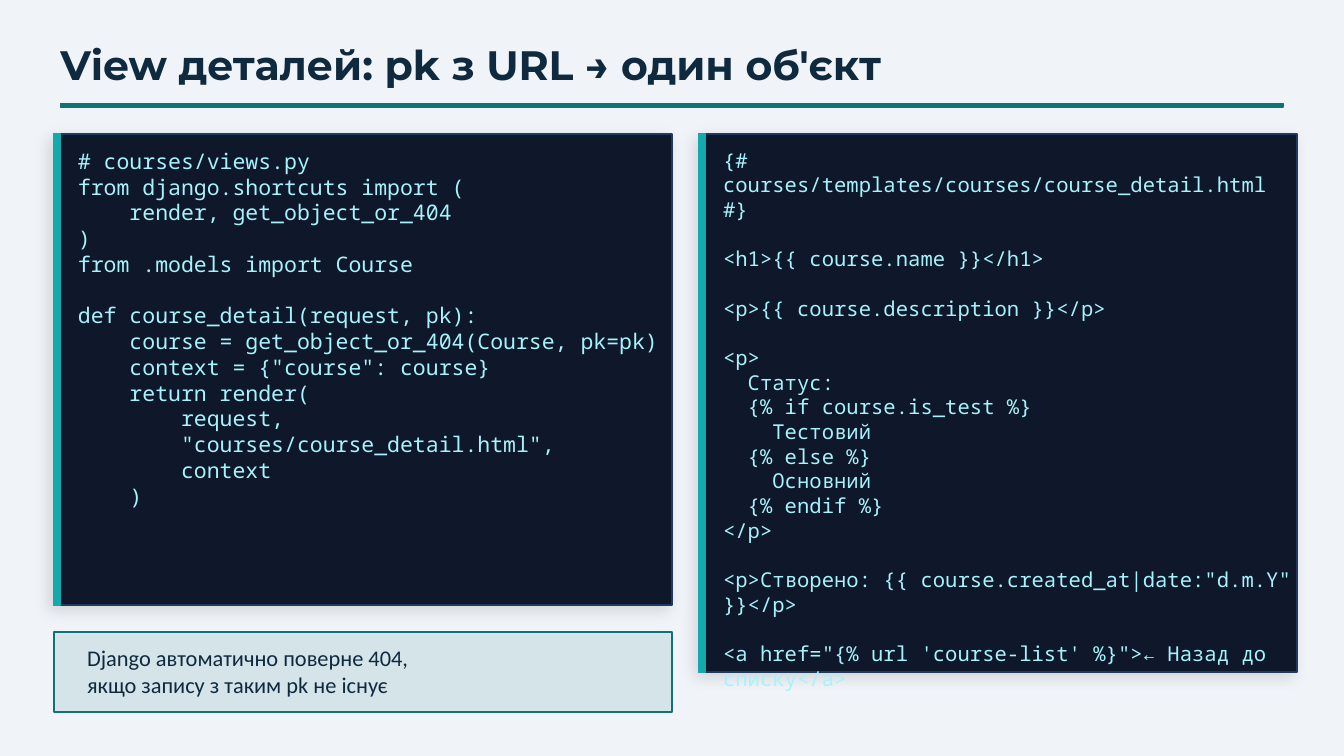
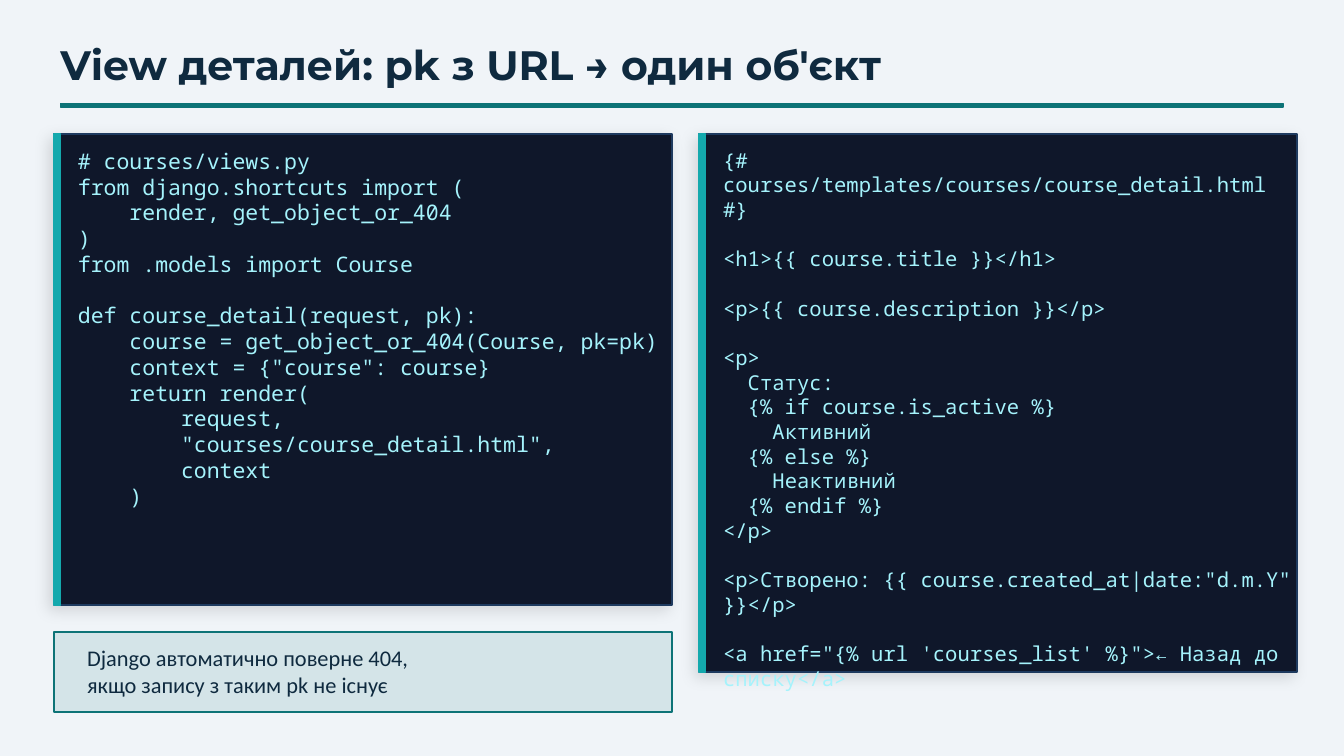
Before and after one commit to dmitriy-shtefan/python-back-2026, a slide deck: slide 13 of заняття_11/django_orm_lesson.pptx. Drawn at 1344x756 pixels with LibreOffice and Linux fonts; fonts in the diff are those of the drawing. Boxes give left, top, right and bottom in pixels: in the first picture for what was removed or moved away, otherwise in the second. Text is boxed around its words. In the diff, an @@ line names an element or a change of style, - is before the commit and + after.

```diff
--- a/заняття_11/django_orm_lesson.pptx
+++ b/заняття_11/django_orm_lesson.pptx
@@ text at (723, 250, 1056, 269): text changed @@
-<h1>{{ course.name }}</h1>
+<h1>{{ course.title }}</h1>
@@ text at (772, 398, 1019, 439): text changed @@
-{% if course.is_test %}
-Тестовий
+{% if course.is_active %}
+Активний
@@ text at (772, 473, 895, 488): text changed @@
-Основний
+Неактивний
@@ text at (723, 645, 1279, 665): text changed @@
-<a href="{% url 'course-list' %}">← Назад до списку</a>
+<a href="{% url 'courses_list' %}">← Назад до списку</a>
```
Also in this commit, not shown: 8 other slides changed, 18 other files.
